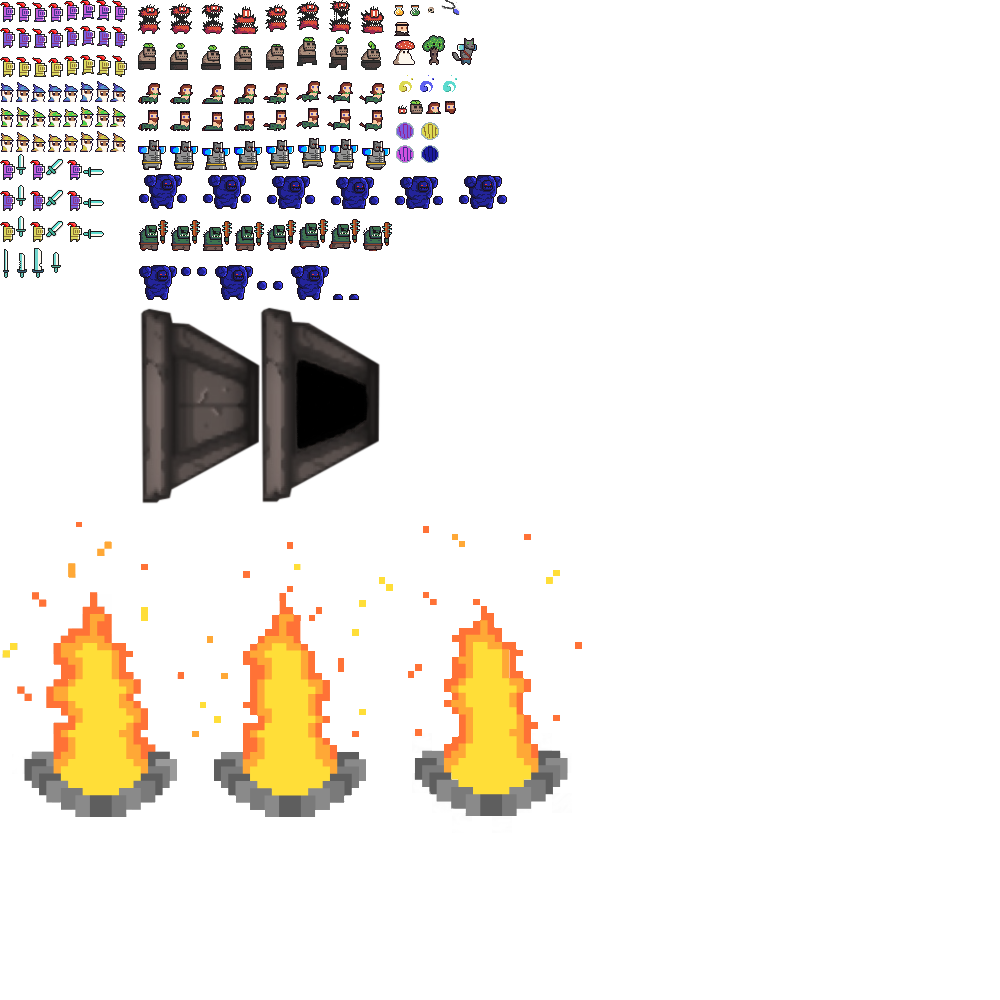
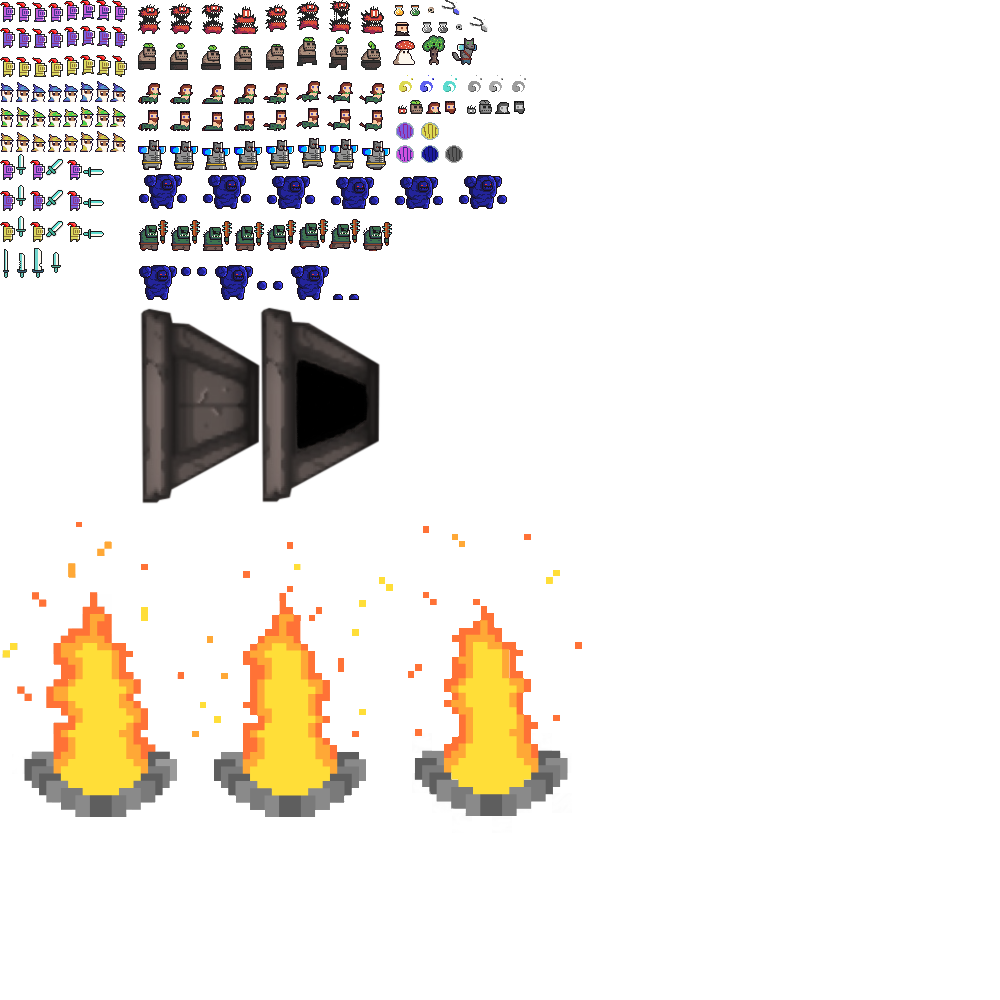
Two versions of the same layered image (1000x1000). Layer-by-layer changes:
painted on "Background" over [422, 17, 526, 163]
